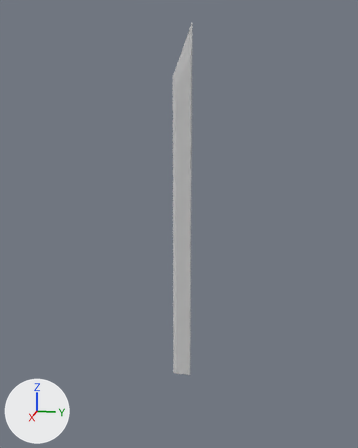
One commit to the FBX model Jaar 2/Assets/Nathan/ODM gear export/.fbx file/handheld ODM gear_fixed_ow.fbx: the scene before it, then after it.
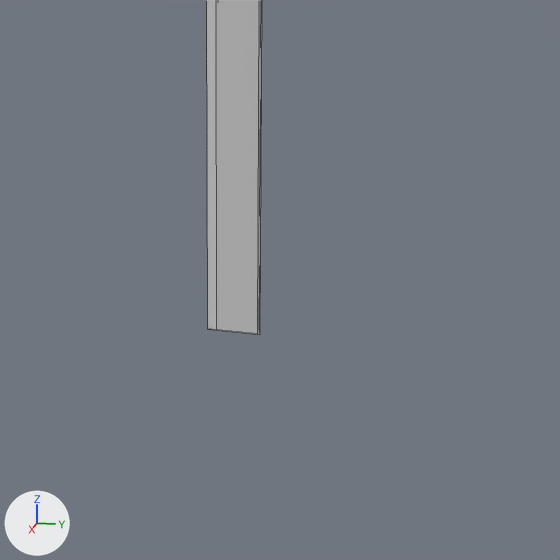
Each version appears first whole from a camera (50 mm lens) standing at (1.592, 0.278, 1.165) and looking at (-0.015, -0.043, 0.763), and next in a close-up on the part from 30% to 80% of the width and 60% to 100% of the height. The axes (+X, +Y, +Z) are drawn at lower left. The lights are the same throughout. The close-ups show mesh edges as thin lines. Where no turn or scale is listed for an object, it has been applied to the vertices.

Names of what the first close-up shows: 'ODM gear blade'.
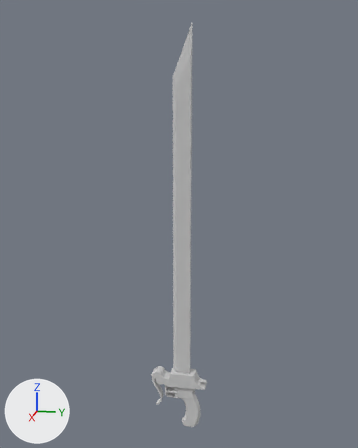
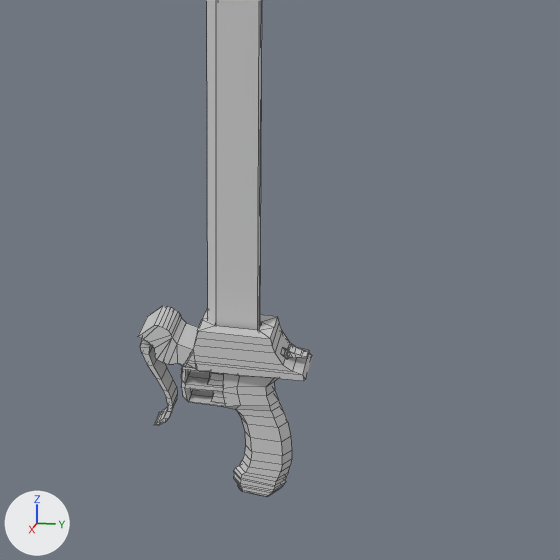
Pixel boxes [x1, y1, x2, y2] of what changed, in the close-ups (560 x 560 px):
'ODM gear', added
    after: [138, 306, 312, 497]

Edits to the bpy script that builds the scene:
```text
Add me_odm_gear:
    me_odm_gear.from_pydata(...)  # 509 vertices, 534 faces; spans x -0.025..0.025, y -0.14..0.06, z -0.002..0.218
    me_odm_gear.materials.append(mat_defaultmaterial)  # light grey #cbcbcb
Add ob_odm_gear:
    ob_odm_gear = bpy.data.objects.new('ODM gear', me_odm_gear)
    ob_odm_gear.location = (0.0, 0.0, 0.0)
```
